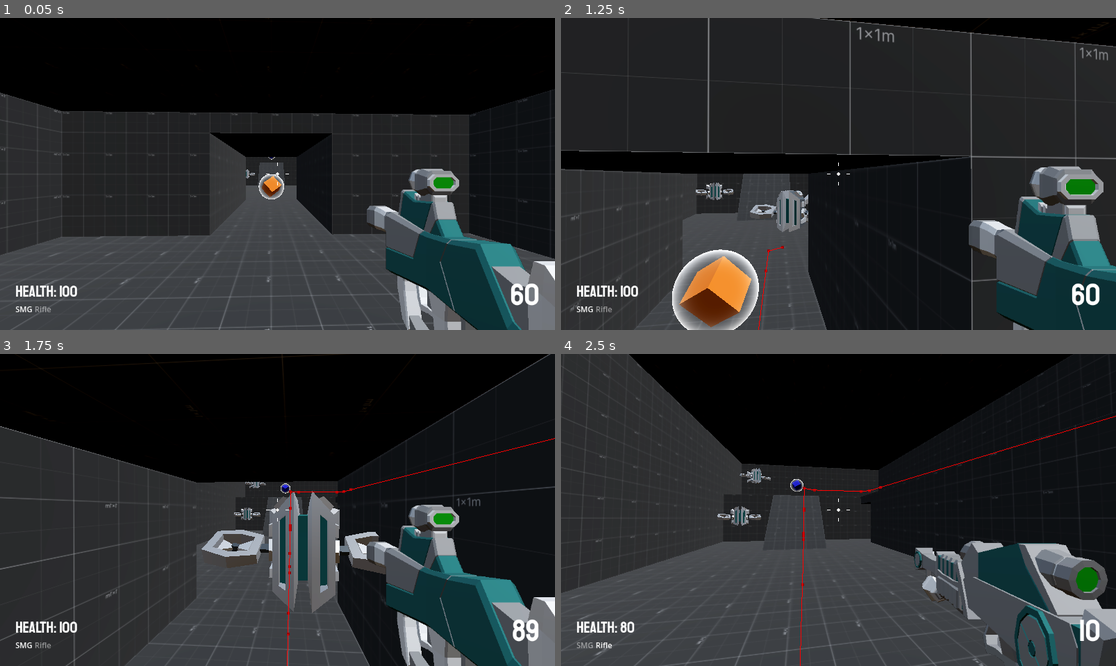
Above: before the commit, frames 1-4 (two rows, left to right).
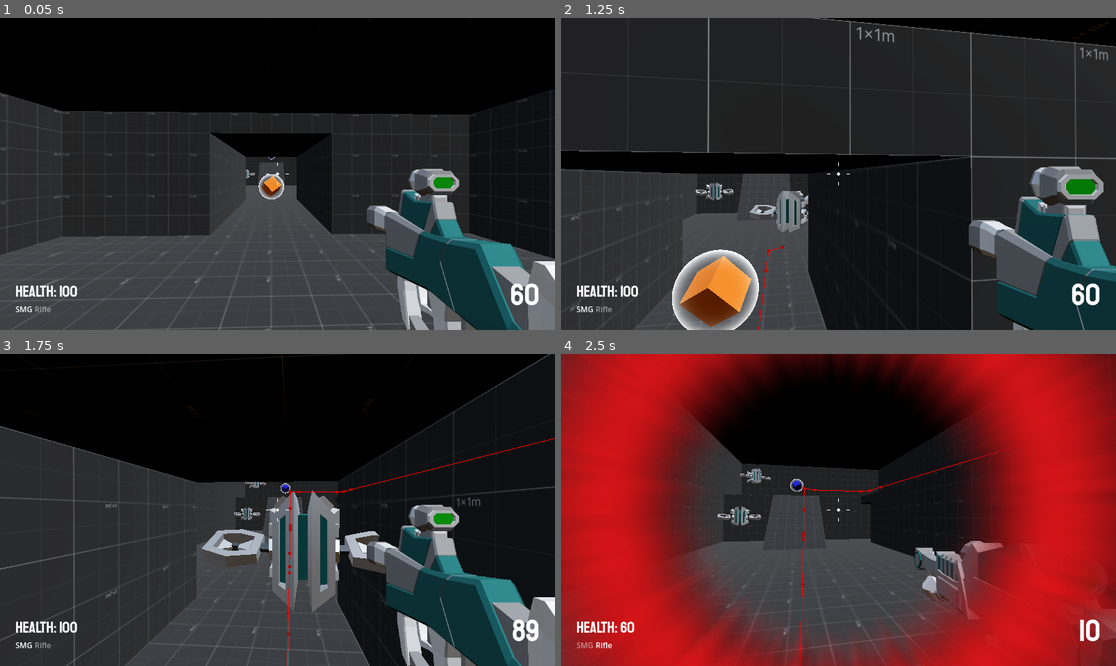
Above: after the commit, the same moments.

Repository: SugarF0x/robage-3d
Game: Godot game, scene res://Levels/main_level.tscn
Two runs of this game, one before a commit and one after it. Both use one fixed random seed, a clock stepped at 60 frames per second and the inputs below.
Inputs (mouse positions are in pixels of both pictures, inside the frame that each line leads up to):
- Up to frame 1 (0.05 s): no input
- Up to frame 2 (1.25 s): move the mouse to (866, 174) at 0.52 s; hold W (move_forward) from 0.53 s (still down); hold Right mouse button (aim) from 0.53 s (still down); tap Space (jump) at 0.77 s
- Up to frame 3 (1.75 s): keep holding W (move_forward); move the mouse to (249, 510) at 1.27 s; release Right mouse button (aim) at 1.28 s; click (249, 510) at 1.35 s; tap Space (jump) at 1.52 s
- Up to frame 4 (2.5 s): keep holding W (move_forward); move the mouse to (849, 503) at 2.02 s; tap Mouse wheel down (scroll_down) at 2.1 s

Frame 1 is identical in both runs. In frame 2, less than 0.1% of the frame differs, in the area x 24-45%, y 52-69%; in frame 3, 0.3%; in frame 4, 64%, in the area x 0-100%, y 0-100%.

Commit message:
add enemy animation tree state machine

Diff:
--- a/Enemy/enemy.gd
+++ b/Enemy/enemy.gd
@@ -12,7 +12,8 @@
 
 
 @onready var navigation_agent_3d: NavigationAgent3D = $NavigationAgent3D
-@onready var animation_player: AnimationPlayer = $AnimationPlayer
+@onready var animation_tree: AnimationTree = $AnimationTree
+@onready var playback: AnimationNodeStateMachinePlayback = animation_tree["parameters/playback"]
 
 
 const SPEED = 5.0
@@ -52,7 +53,7 @@
 
 func check_aggro() -> void: provoked = provoked or global_position.distance_to(player.global_position) <= aggro_range
 
-func attack_sequence() -> void: if global_position.distance_to(player.global_position) <= attack_range: animation_player.play("Attack")
+func attack_sequence() -> void: if global_position.distance_to(player.global_position) <= attack_range: playback.travel("Attack")
 
 func attak() -> void: player.health -= damage
 
--- a/Enemy/enemy.tscn
+++ b/Enemy/enemy.tscn
@@ -13,7 +13,7 @@
 tracks/0/interp = 1
 tracks/0/loop_wrap = true
 tracks/0/keys = {
-"times": PackedFloat32Array(0.2),
+"times": PackedFloat32Array(0.1),
 "transitions": PackedFloat32Array(1),
 "values": [{
 "args": [],
@@ -27,7 +27,7 @@
 tracks/1/interp = 1
 tracks/1/loop_wrap = true
 tracks/1/keys = {
-"times": PackedFloat32Array(0, 0.2, 0.5),
+"times": PackedFloat32Array(0, 0.1, 0.5),
 "transitions": PackedFloat32Array(-4.28709, -2, -2),
 "update": 0,
 "values": [Vector3(0, 0.504275, 0), Vector3(0, 0.504, 0.25), Vector3(0, 0.504275, 0)]
@@ -71,6 +71,31 @@
 "idle": SubResource("Animation_edtew")
 }
 
+[sub_resource type="AnimationNodeAnimation" id="AnimationNodeAnimation_pg6mr"]
+animation = &"Attack"
+
+[sub_resource type="AnimationNodeAnimation" id="AnimationNodeAnimation_ifyr7"]
+animation = &"idle"
+
+[sub_resource type="AnimationNodeStateMachineTransition" id="AnimationNodeStateMachineTransition_tt7ce"]
+advance_mode = 2
+
+[sub_resource type="AnimationNodeStateMachineTransition" id="AnimationNodeStateMachineTransition_y5wt4"]
+
+[sub_resource type="AnimationNodeStateMachineTransition" id="AnimationNodeStateMachineTransition_ct4gk"]
+switch_mode = 2
+advance_mode = 2
+
+[sub_resource type="AnimationNodeStateMachine" id="AnimationNodeStateMachine_jx1jo"]
+states/Attack/node = SubResource("AnimationNodeAnimation_pg6mr")
+states/Attack/position = Vector2(522, 39.4444)
+states/End/position = Vector2(767.333, 42.4444)
+states/Start/position = Vector2(264.889, 40)
+states/idle/node = SubResource("AnimationNodeAnimation_ifyr7")
+states/idle/position = Vector2(389.333, 41)
+transitions = ["Start", "idle", SubResource("AnimationNodeStateMachineTransition_tt7ce"), "idle", "Attack", SubResource("AnimationNodeStateMachineTransition_y5wt4"), "Attack", "idle", SubResource("AnimationNodeStateMachineTransition_ct4gk")]
+graph_offset = Vector2(-443, -93)
+
 [sub_resource type="CapsuleShape3D" id="CapsuleShape3D_bmf65"]
 
 [node name="Enemy" type="CharacterBody3D"]
@@ -82,6 +107,13 @@
 }
 autoplay = "idle"
 
+[node name="AnimationTree" type="AnimationTree" parent="."]
+libraries = {
+"": SubResource("AnimationLibrary_54dfo")
+}
+tree_root = SubResource("AnimationNodeStateMachine_jx1jo")
+anim_player = NodePath("../AnimationPlayer")
+
 [node name="CollisionShape3D" type="CollisionShape3D" parent="."]
 shape = SubResource("CapsuleShape3D_bmf65")
 
Not shown: 1 places in Enemy/enemy.tscn that only renumber resources
